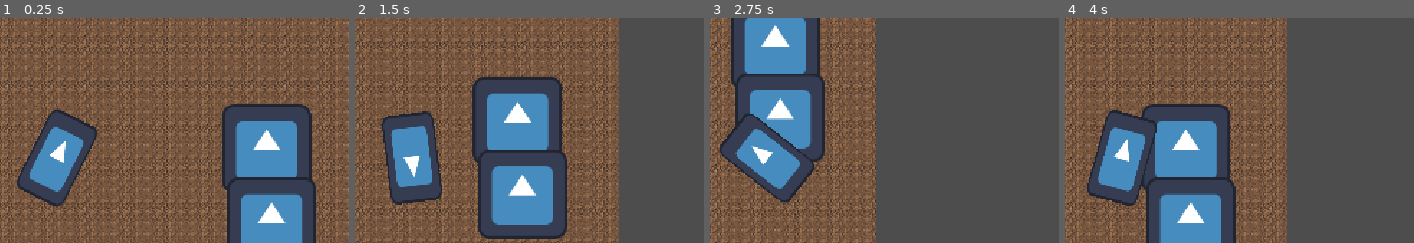
Above: before the commit, frames 1-4 (left to right).
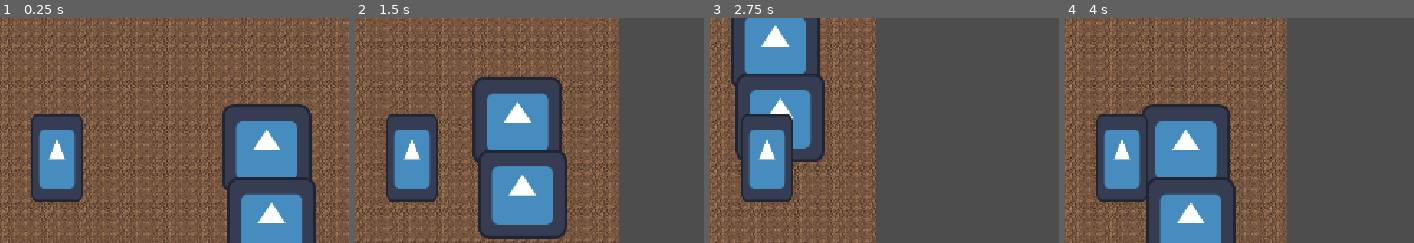
Above: after the commit, the same moments.

Repository: nextPixellabs7/Boceto1
Game: Godot game, scene res://Escenas/main.tscn
Same seed, same stepped clock (60 frames per second), same inputs: the game is played once before the commit and once after it. The engine's default icon, where the game draws it, is replaced by a stand-in: a white triangle on a blue panel in a dark square.
Inputs (mouse positions are % of the whole screen's width and height, from its top left):
- Up to frame 1 (0.25 s): no input
- Up to frame 2 (1.5 s): tap Enter at 0.5 s; move the mouse to (80, 45) at 0.52 s; hold D (move_right) 0.53-1.28 s; click (80, 45) at 0.6 s; tap 3 (weapon_axe) at 0.8, 1.35 s; move the mouse to (32, 55) at 1.27 s; hold S (move_down) from 1.28 s (still down)
- Up to frame 3 (2.75 s): tap 2 (weapon_dagger) at 1.55, 2.1 s; move the mouse to (66, 28) at 2.02 s; release S (move_down) at 2.03 s; hold D (move_right) from 2.03 s (still down); tap 1 (weapon_sword) at 2.3 s
- Up to frame 4 (4 s): move the mouse to (49, 70) at 2.77 s; release D (move_right) at 2.78 s; hold W (move_up) 2.78-3.53 s; tap 1 (weapon_sword) at 2.85 s; click (49, 70) at 3.05 s; move the mouse to (89, 65) at 3.52 s; hold A (move_left) from 3.53 s (still down); click (89, 65) at 3.6 s; tap 3 (weapon_axe) at 3.8 s
The pictures show only the part of the screen within x 46-96%, y 19-69%; the shares and areas given below are measured in that part.

The runs differ from the first frame. In frame 1, 3.6% of the frame differs, in the area x 4-28%, y 40-85%; in frame 2, 2.0%; in frame 3, 4.6%, in the area x 2-30%, y 42-83%; in frame 4, 2.4%.

Commit message:
cambio de direccion de ataque
se arreglo el codigo y se corriguio la direccion en la que la hitbox interactuaba

Diff:
--- a/Escenas/player.tscn
+++ b/Escenas/player.tscn
@@ -28,5 +28,5 @@
 collision_mask = 255
 
 [node name="CollisionShape2D" type="CollisionShape2D" parent="AttackHitbox" unique_id=523663149]
-position = Vector2(47.25, 0)
+position = Vector2(31, 0)
 shape = SubResource("RectangleShape2D_g4v7s")
--- a/scripts/dummy.gd
+++ b/scripts/dummy.gd
@@ -1,11 +1,15 @@
 extends CharacterBody2D
 
-@export var health: int = 200
+@export var health: int = 100
 
-func take_damage(damage: int):
+
+func _takedamage(damage: int):
 	print("RECIBÍ DAÑO: ", damage)
 
 	health -= damage
+
+	print("VIDA RESTANTE: ", health)
+
 	if health <= 0:
 		print("ENEMIGO MUERTO")
 		queue_free()
--- a/scripts/player.gd
+++ b/scripts/player.gd
@@ -4,29 +4,40 @@
 @onready var attack_hitbox: Area2D = $AttackHitbox
 @onready var attack_shape: CollisionShape2D = $AttackHitbox/CollisionShape2D
 
+# =========================
+# ARMAS
 var current_weapon: String = "sword"
-
 var sword_damage: int = 20
 var dagger_damage: int = 10
 var axe_damage: int = 40
 
-# Sistema de combos
+# Distancia de cada arma
+var sword_distance: float = 50.0
+var dagger_distance: float = 35.0
+var axe_distance: float = 70.0
+
+# =========================
+# COMBOS
 var combo_step: int = 0
 var combo_timer: float = 0.0
 var can_attack: bool = true
 
 @export var combo_time: float = 0.8
-@export var attack_distance: float = 50.0
-
 func _physics_process(delta: float) -> void:
+	# =========================
+	# MOVIMIENTO
 	var direction := Input.get_vector("move_left","move_right","move_up","move_down")
-
 	velocity = direction * speed
 	move_and_slide()
 
-	# Mirar hacia el mouse
-	look_at(get_global_mouse_position())
-	attack_hitbox.position = Vector2(attack_distance, 0)
+	# =========================
+	# DIRECCIÓN DEL ATAQUE
+	var mouse_direction := global_position.direction_to(
+		get_global_mouse_position())
+	attack_hitbox.global_position = (
+		global_position
+		+ mouse_direction * _getAttackDistance())
+	attack_hitbox.global_rotation = mouse_direction.angle()
 
 	# =========================
 	# TEMPORIZADOR DEL COMBO
@@ -41,29 +52,29 @@
 		current_weapon = "sword"
 		combo_step = 0
 		combo_timer = 0
-		update_hitbox()
+		_updateHitbox()
 		print("Espada larga equipada")
 
 	if Input.is_action_just_pressed("weapon_dagger"):
 		current_weapon = "dagger"
 		combo_step = 0
 		combo_timer = 0
-		update_hitbox()
+		_updateHitbox()
 		print("Daga equipada")
 
 	if Input.is_action_just_pressed("weapon_axe"):
 		current_weapon = "axe"
 		combo_step = 0
 		combo_timer = 0
-		update_hitbox()
+		_updateHitbox()
 		print("Gran hacha equipada")
 
 	# =========================
 	# ATAQUE
 	if Input.is_action_just_pressed("attack") and can_attack:
-		attack()
+		_attack()
 
-func attack():
+func _attack():
 	can_attack = false
 	var damage = 0
 	var max_combo = 1
@@ -78,13 +89,11 @@
 			max_combo = 3
 			attack_delay = 0.15
 			cooldown = 1.0
-
 		"dagger":
 			damage = dagger_damage
 			max_combo = 4
 			attack_delay = 0.08
 			cooldown = 0.6
-
 		"axe":
 			damage = axe_damage
 			max_combo = 2
@@ -96,7 +105,6 @@
 	combo_step += 1
 	if combo_step > max_combo:
 		combo_step = 1
-
 	print(current_weapon, " - golpe ", combo_step)
 
 	# =========================
@@ -106,12 +114,15 @@
 	var bodies = attack_hitbox.get_overlapping_bodies()
 	print("Cuerpos detectados: ", bodies.size())
 
+	# =========================
+	# HACER DAÑO
 	for body in bodies:
 		print("Detectado: ", body.name)
-		if body.has_method("take_damage"):
-			body.take_damage(damage)
+		if body.has_method("_takedamage"):
+			body._takedamage(damage)
 
-	# Desactivar hitbox
+	# =========================
+	# DESACTIVAR HITBOX
 	attack_hitbox.monitoring = false
 
 	# =========================
@@ -122,17 +133,28 @@
 	# FIN DEL COMBO
 	if combo_step == max_combo:
 		print("FIN DEL COMBO")
-
-		# Descanso después del combo
 		await get_tree().create_timer(cooldown).timeout
 		combo_step = 0
 		combo_timer = 0
 	else:
-		# Tiempo disponible para continuar el combo
 		combo_timer = combo_time
 	can_attack = true
 
-func update_hitbox():
+# =========================
+# DISTANCIA DEL ATAQUE
+func _getAttackDistance() -> float:
+	match current_weapon:
+		"sword":
+			return sword_distance
+		"dagger":
+			return dagger_distance
+		"axe":
+			return axe_distance
+	return 50.0
+
+# =========================
+# TAMAÑO DEL HITBOX
+func _updateHitbox():
 	match current_weapon:
 		"sword":
 			attack_shape.shape.size = Vector2(80, 40)
